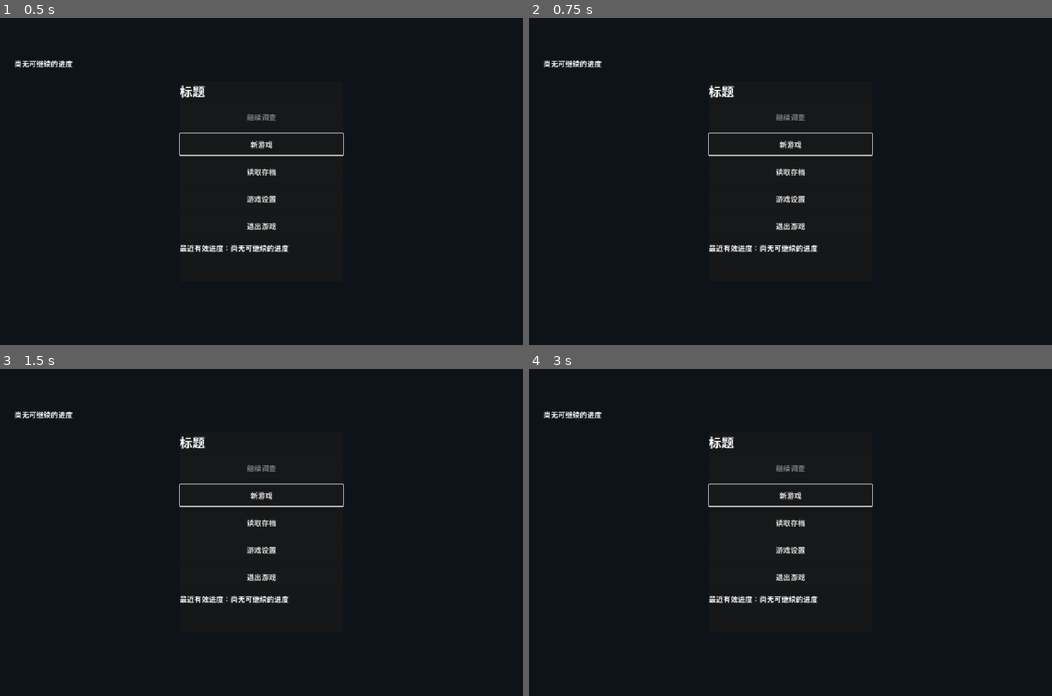
Above: before the commit, frames 1-4 (two rows, left to right).
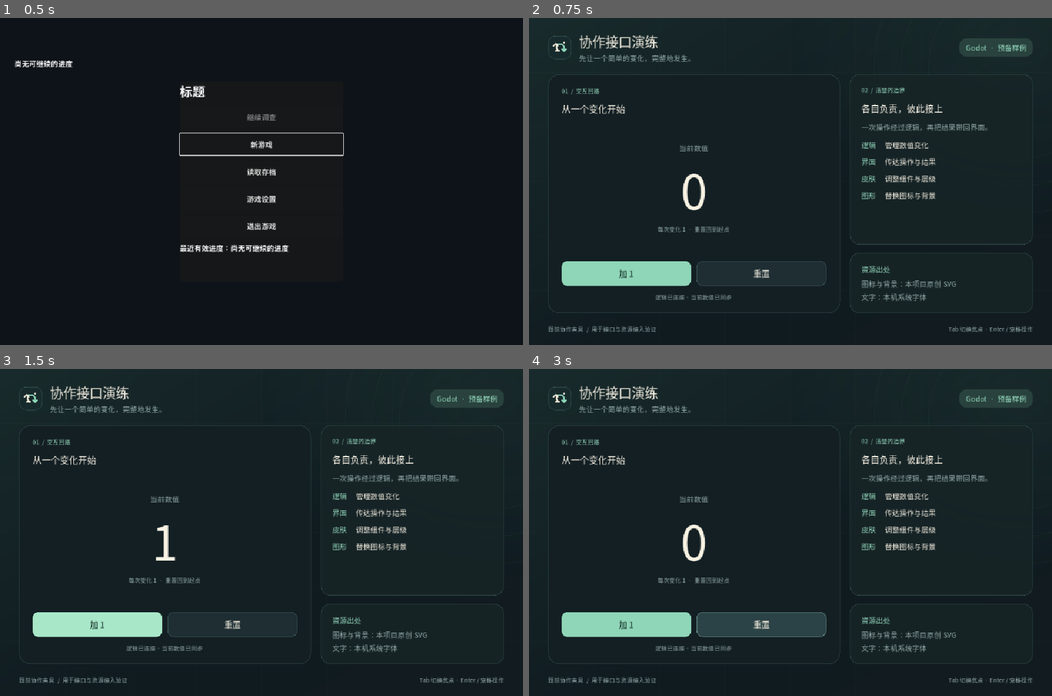
Above: after the commit, the same moments.

Repository: Rossgu25487/gamejam-2026-workspace
Game: Godot game, scene res://main/main.tscn
Two runs of this game, one before a commit and one after it. Both use one fixed random seed, a clock stepped at 60 frames per second and the inputs below.
Inputs (mouse positions are in pixels of both pictures, inside the frame that each line leads up to):
- Up to frame 1 (0.5 s): no input
- Up to frame 2 (0.75 s): click "新游戏" at 0.5 s
- Up to frame 3 (1.5 s): click (99, 624) at 1.25 s, where only the run after the commit has a clickable "加 1"
- Up to frame 4 (3 s): click (790, 522) at 2 s, where only the run before the commit has a clickable "读取存档"; click (759, 624) at 2.75 s, where only the run after the commit has a clickable "重置"

Frame 1 is identical in both runs. In frame 2, 11% of the frame differs, in the area x 2-97%, y 0-97%; in frame 3, 11%; in frame 4, 11%.

Commit message:
禁止隐藏面板宿主拦截点击并验证鼠标分发

Diff:
--- a/game/main/main.gd
+++ b/game/main/main.gd
@@ -60,6 +60,8 @@
 	var panel := PanelContainer.new()
 	panel.custom_minimum_size = Vector2(330, 0)
 	var host := CenterContainer.new()
+	# 宿主始终铺满窗口；面板隐藏后，宿主不能截住下层按钮点击。
+	host.mouse_filter = Control.MOUSE_FILTER_IGNORE
 	host.set_anchors_and_offsets_preset(Control.PRESET_FULL_RECT)
 	add_child(host)
 	host.add_child(panel)
--- /dev/null
+++ b/game/tests/navigation_mouse_test.gd
@@ -0,0 +1,42 @@
+extends SceneTree
+
+func _initialize() -> void:
+    call_deferred("_run")
+
+func _click(button: Button) -> void:
+    var point := button.get_global_rect().get_center()
+    var motion := InputEventMouseMotion.new()
+    motion.position = point
+    root.push_input(motion)
+    await process_frame
+    for pressed in [true, false]:
+        var event := InputEventMouseButton.new()
+        event.position = point
+        event.button_index = MOUSE_BUTTON_LEFT
+        event.pressed = pressed
+        root.push_input(event)
+        await process_frame
+
+func _run() -> void:
+    root.size = Vector2i(1152, 720)
+    var scene: Control = load("res://main/main.tscn").instantiate()
+    root.add_child(scene)
+    await create_timer(0.3).timeout
+    await _click(scene.title_page.settings_button)
+    if scene.current_layer != "subpage":
+        printerr("FAIL: title settings mouse click blocked")
+        quit(1)
+        return
+    var close: Button = scene.subpage_panel.get_child(0).get_child(2)
+    await _click(close)
+    if scene.current_layer != "title":
+        printerr("FAIL: subpage close mouse click blocked")
+        quit(1)
+        return
+    await _click(scene.title_page.new_game_button)
+    if scene.current_layer != "investigation":
+        printerr("FAIL: new game mouse click blocked")
+        quit(1)
+        return
+    print("PASS: mouse dispatch opens settings, closes settings and starts investigation")
+    quit(0)
